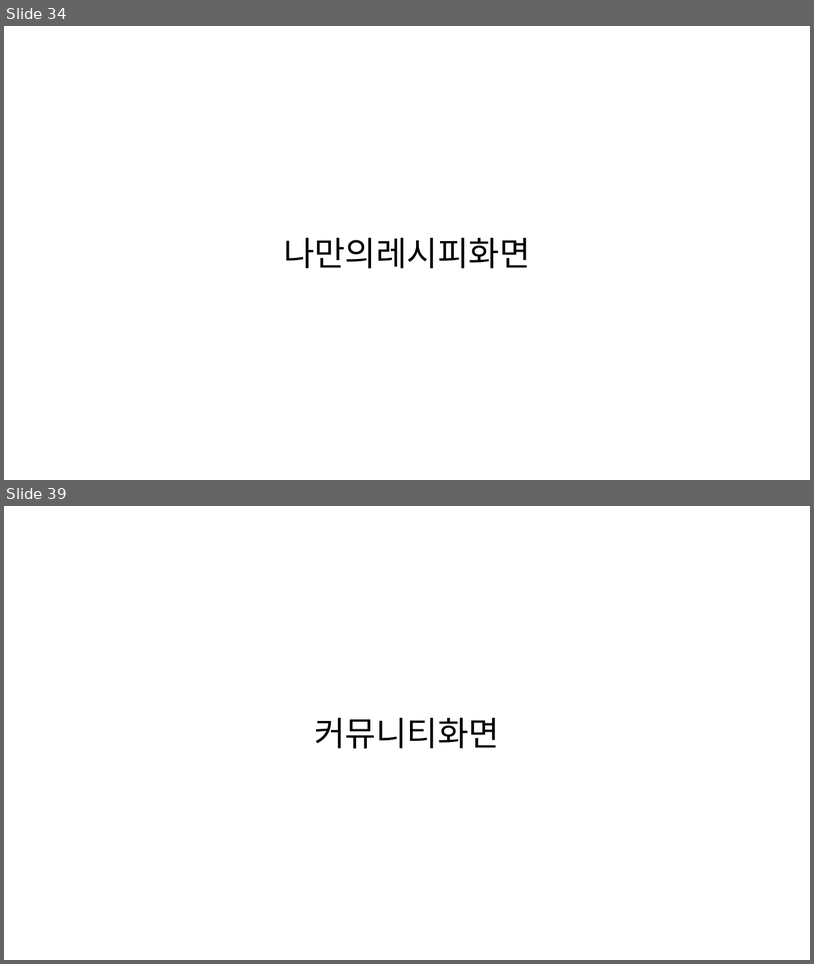
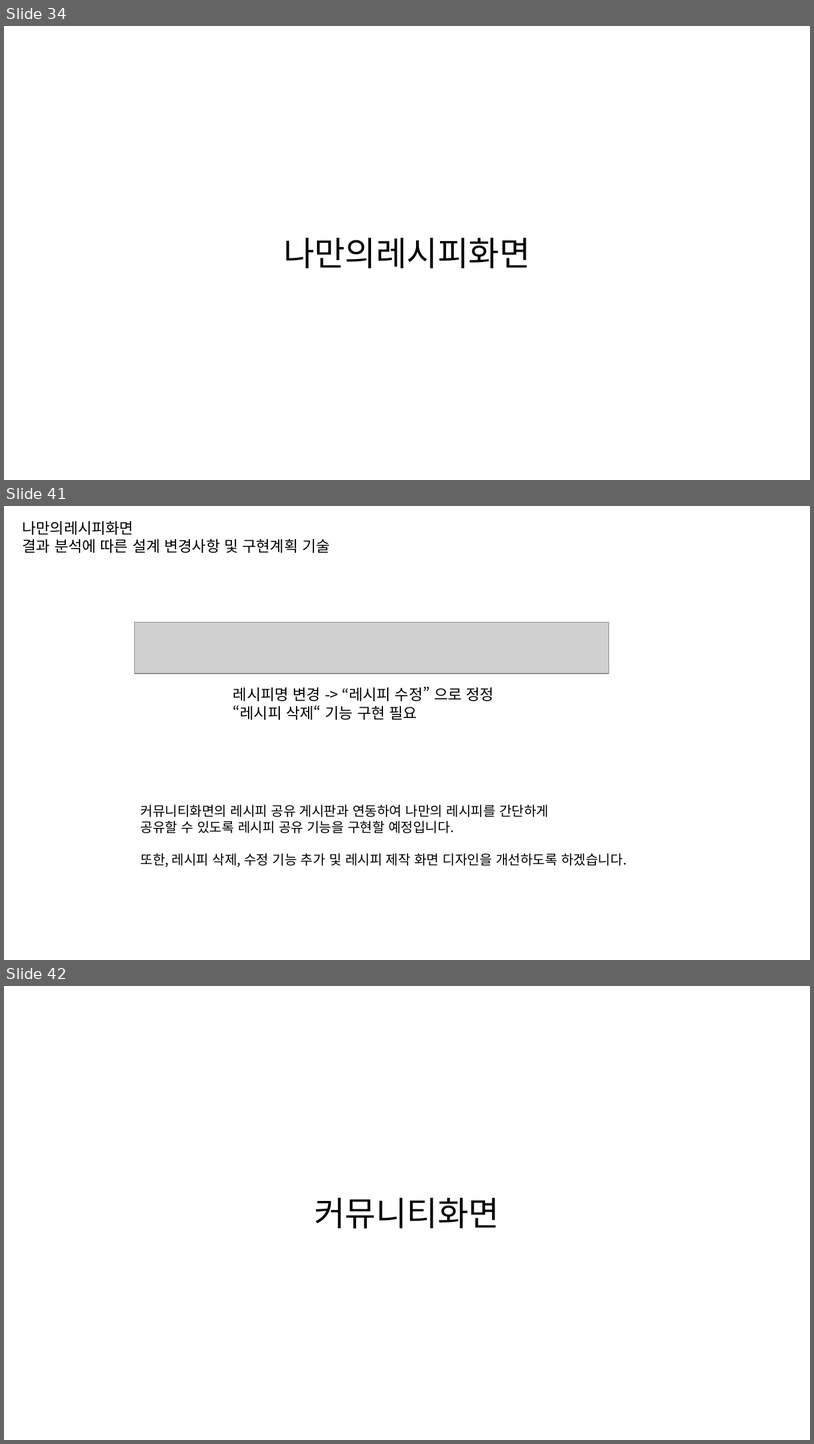
Before and after one commit to byungmeo/CockFit, a slide deck: Documents/4.제작보고서/제작보고서 자료.pptx. Shown one above the other, each under a label of ours: slides 34 and 39 before the commit, slides 34, 41 and 42 after it; the slides between them are not shown. The pictures are 814x964 and 814x1444 pixels, drawn with LibreOffice and Linux fonts; fonts in the diff are those of the drawing; grey boxes stand for pictures. Boxes give left, top, right and bottom in pixels: in the first picture for what was removed or moved away, otherwise in the second. Text is boxed around its words. In the diff, an @@ line names an element or a change of style, - is before the commit and + after.

Commit message:
나만의 레시피 화면 제작보고서 업데이트

```diff
--- a/Documents/4.제작보고서/제작보고서 자료.pptx
+++ b/Documents/4.제작보고서/제작보고서 자료.pptx
@@ slide 41 added at [4,506,810,960], background #FFFFFF @@
@@ text added at [23,521,330,553], 18 pt, text #000000 @@
+나만의레시피화면
+결과 분석에 따른 설계 변경사항 및 구현계획 기술
@@ picture added at [135,622,609,673] @@
@@ text added at [233,687,494,720], 18 pt, text #000000 @@
+레시피명 변경 -> “레시피 수정” 으로 정정
+“레시피 삭제“ 기능 구현 필요
@@ text added at [141,804,627,867], 16 pt, text #000000 @@
+커뮤니티화면의 레시피 공유 게시판과 연동하여 나만의 레시피를 간단하게
+공유할 수 있도록 레시피 공유 기능을 구현할 예정입니다.
+또한, 레시피 삭제, 수정 기능 추가 및 레시피 제작 화면 디자인을 개선하도록 하겠습니다.
@@ what was slide 39 is now slide 42 @@
```
Also in this commit, not shown: 3 slides changed, 3 other slides added, 1 slide removed.
